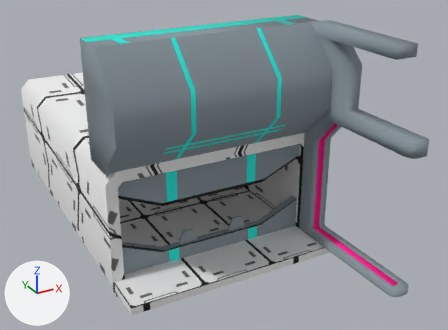
One commit to the FBX model GraduationGame unity/3DAssets/040_model/030_sets/BuildingBlogs/Live/BackGroundLaserWall.fbx: the scene before it, then after it.
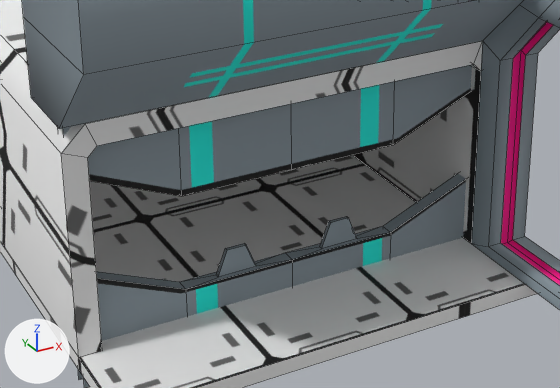
Old and new are each drawn whole from a 50 mm lens placed at (-0.0692, -0.1168, 0.0902), pointed at (0.0109, 0.0287, 0.0175) and again close up on the part from 17% to 76% of the width and 34% to 90% of the height. The lights are fixed; the arrows at lower left show +X, +Y and +Z. The close-ups show mesh edges as thin lines. Where no turn or scale is listed for an object, it has been applied to the vertices. Vertices at the same position are counted once.

Script lines for the objects in view, before the commit:
```python
me_geo1 = bpy.data.meshes.new('geo1')
me_geo1.from_pydata(...)  # 218 vertices, 195 faces; spans x -0.03..0.033, y -0.0271..0.1023, z -0.006..0.06
# faces by material slot: [20, 56, 16, 83, 14, 6]
me_geo1.materials.append(mat_tunnel)  # picture img_backfloor_basecolor_png
me_geo1.materials.append(mat_gate)  # picture img_gate_basecolor_png
me_geo1.materials.append(mat_glow)  # picture img_glow_basecolor_png
me_geo1.materials.append(mat_piller)  # picture img_pillermain_basecolor_png
me_geo1.materials.append(mat_panel)  # picture img_panel_basecolor_png
me_geo1.materials.append(mat_backfloor)  # picture img_backfloor_basecolor_png
ob_geo1 = bpy.data.objects.new('geo1', me_geo1)
ob_geo1.location = (0.0, 0.0, 0.0)
```
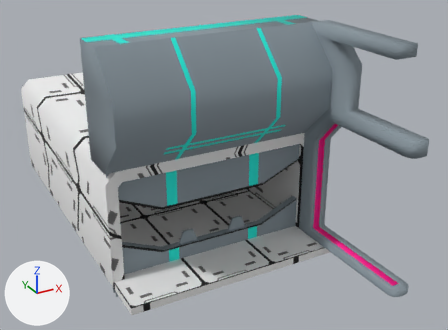
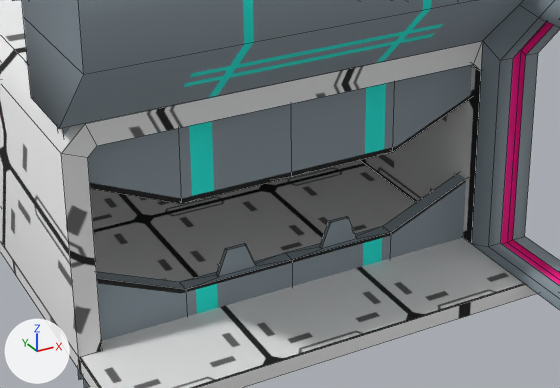
Commit message: update 2 Models "BackGround"

What differs and where, as boxes [x1, y1, x2, y2] in the close-ups (560 x 388 px; the box of a moved part takes in the faces that stretch with it):
```json
{"part": 1, "of": "me_geo1", "change": "moved or reshaped", "before": [57, 65, 472, 196], "after": [57, 65, 472, 204]}
```

The change, as JSON lines over the scene's bpy script:
```json
{"block": "me_geo1", "where": "me_geo1.from_pydata(...)  # 218 vertices, 195 faces; spans x -0.03..0.033, y -0.0271..0.1023, z -0.006..0.06"}
{"block": "me_geo1", "where": "# used by ob_geo1; location = (0.0, 0.0, 0.0)"}
{"block": "me_geo1", "change": "me_geo1 part 1: the loose piece of 36 vertices spanning x -0.029..0.029, y 0.0143..0.0163, z 0.017..0.035 is moved by (0.0, 0.0, -0.001)"}
```
